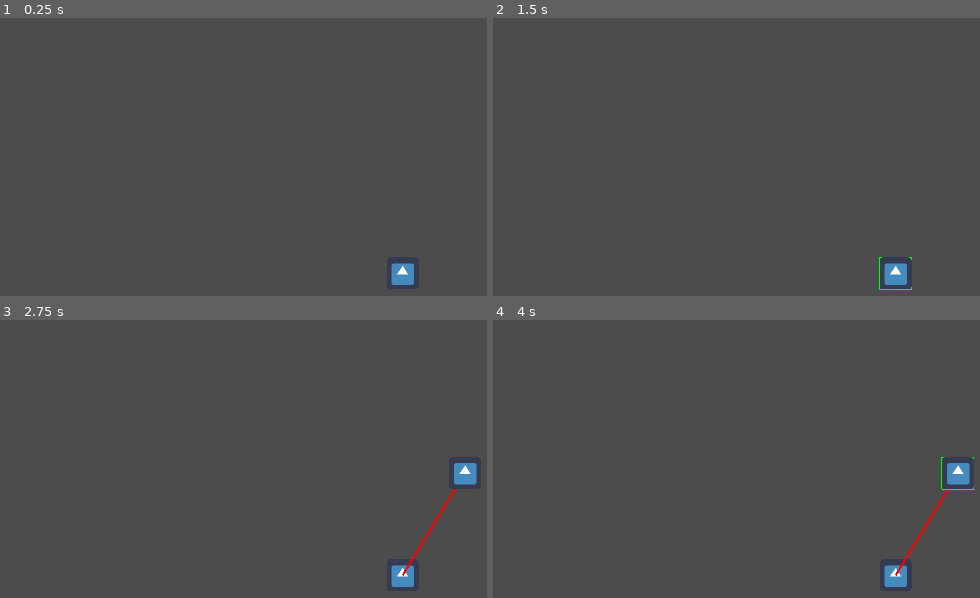
Above: before the commit, frames 1-4 (two rows, left to right).
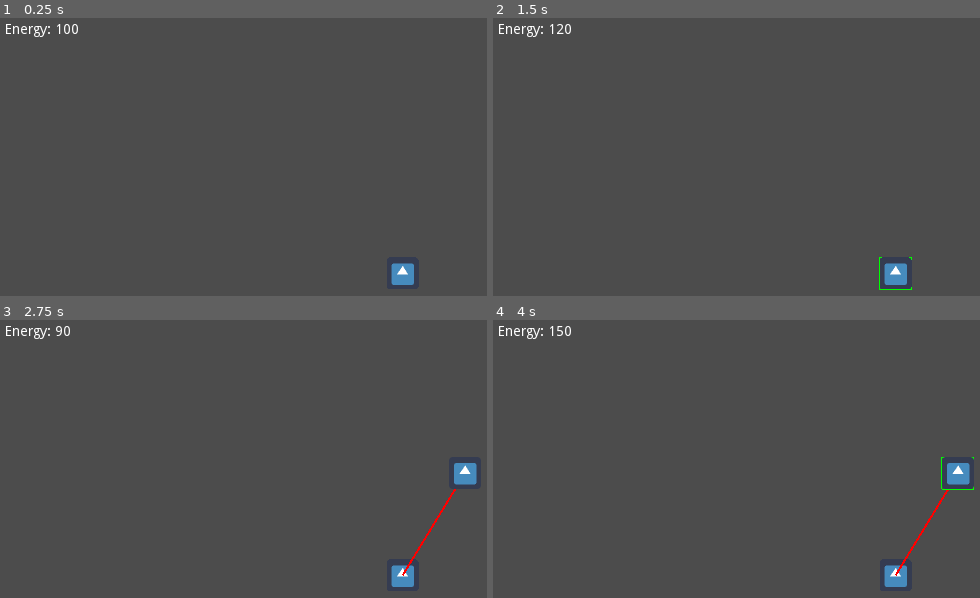
Above: after the commit, the same moments.

Repository: svntax/LD45-StartWithNothing
Game: Godot game, scene res://Scenes/Gameplay.tscn
Same seed, same stepped clock (60 frames per second), same inputs: the game is played once before the commit and once after it. The engine's default icon, where the game draws it, is replaced by a stand-in: a white triangle on a blue panel in a dark square.
Inputs (mouse positions are in pixels of both pictures, inside the frame that each line leads up to):
- Up to frame 1 (0.25 s): no input
- Up to frame 2 (1.5 s): tap Enter at 0.5 s; move the mouse to (897, 273) at 0.52 s; click (897, 273) at 0.67 s; tap Space at 1.25 s; click (897, 273) at 1.42 s
- Up to frame 3 (2.75 s): tap Enter at 2 s; move the mouse to (462, 472) at 2.02 s; click (462, 472) at 2.17 s
- Up to frame 4 (4 s): tap Space at 2.75 s; click (955, 472) at 2.92 s; tap Enter at 3.5 s; click (955, 472) at 3.67 s

The runs differ from the first frame. In frame 1, 0.2% of the frame differs, in the area x 1-17%, y 2-7%; in frame 2, 0.2%; in frame 3, 0.2%; in frame 4, 0.2%.

Commit message:
Add placeholder global energy UI

Diff:
--- a/Scenes/EnergyNode.tscn
+++ b/Scenes/EnergyNode.tscn
@@ -10,13 +10,12 @@
 [sub_resource type="CircleShape2D" id=2]
 radius = 16.0
 
-[node name="EnergyNode" index="0" groups=[
+[node name="EnergyNode" groups=[
 "EnergyNodes",
 ] instance=ExtResource( 1 )]
 script = ExtResource( 2 )
 
 [node name="CollisionShape2D" type="CollisionShape2D" parent="NodeRange" index="0"]
-visible = false
 shape = SubResource( 1 )
 
 [node name="Sprite" type="Sprite" parent="." index="1"]
--- a/Scenes/Gameplay.tscn
+++ b/Scenes/Gameplay.tscn
@@ -16,3 +16,16 @@
 
 [node name="CollisionShape2D" type="CollisionShape2D" parent="MouseArea"]
 shape = SubResource( 1 )
+
+[node name="UILayer" type="CanvasLayer" parent="."]
+
+[node name="UIRoot" type="Control" parent="UILayer"]
+margin_right = 40.0
+margin_bottom = 40.0
+
+[node name="EnergyLabel" type="Label" parent="UILayer/UIRoot"]
+margin_left = 20.0
+margin_top = 20.0
+margin_right = 60.0
+margin_bottom = 34.0
+text = "Energy: 0"
--- a/Scripts/GameplayControls.gd
+++ b/Scripts/GameplayControls.gd
@@ -3,6 +3,7 @@
 var energyNodeScene = load("res://Scenes/EnergyNode.tscn")
 
 onready var mouseArea = $MouseArea
+onready var energyUI = $UILayer/UIRoot/EnergyLabel
 
 onready var selectedNode = null
 onready var energy = 100
@@ -11,6 +12,7 @@
 	mouseArea.global_position = get_viewport().get_mouse_position()
 	if Input.is_action_just_pressed("deselect"):
 		deselectNode()
+	energyUI.set_text("Energy: " + str(energy))
 
 func selectNode(target) -> void:
 	deselectNode()
@@ -38,9 +40,11 @@
 
 #Returns the newly created node
 func placeNode(pos: Vector2):
+	#TODO right now it always spawns an energy node, should be based on UI selection
 	var newNode = energyNodeScene.instance()
 	add_child(newNode)
 	newNode.global_position = pos
+	energy -= newNode.getEnergyCost()
 	return newNode
 
 func isMouseOverlappingNode() -> bool:
